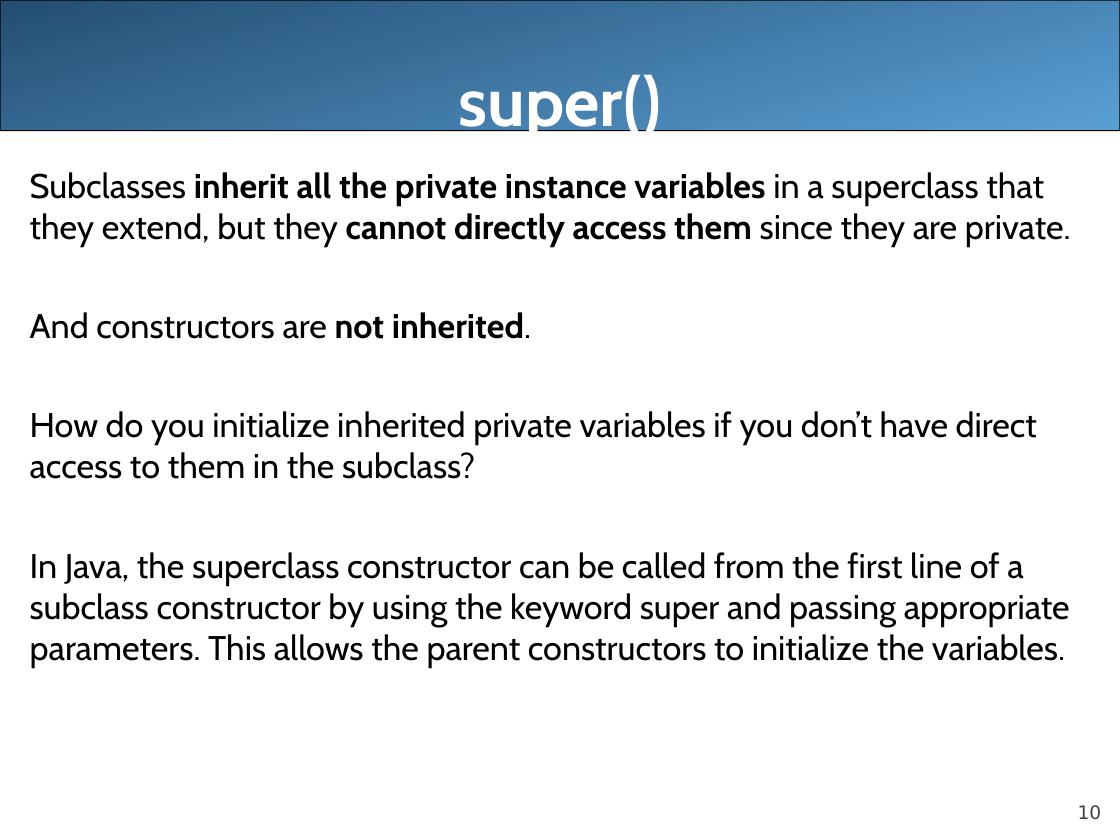
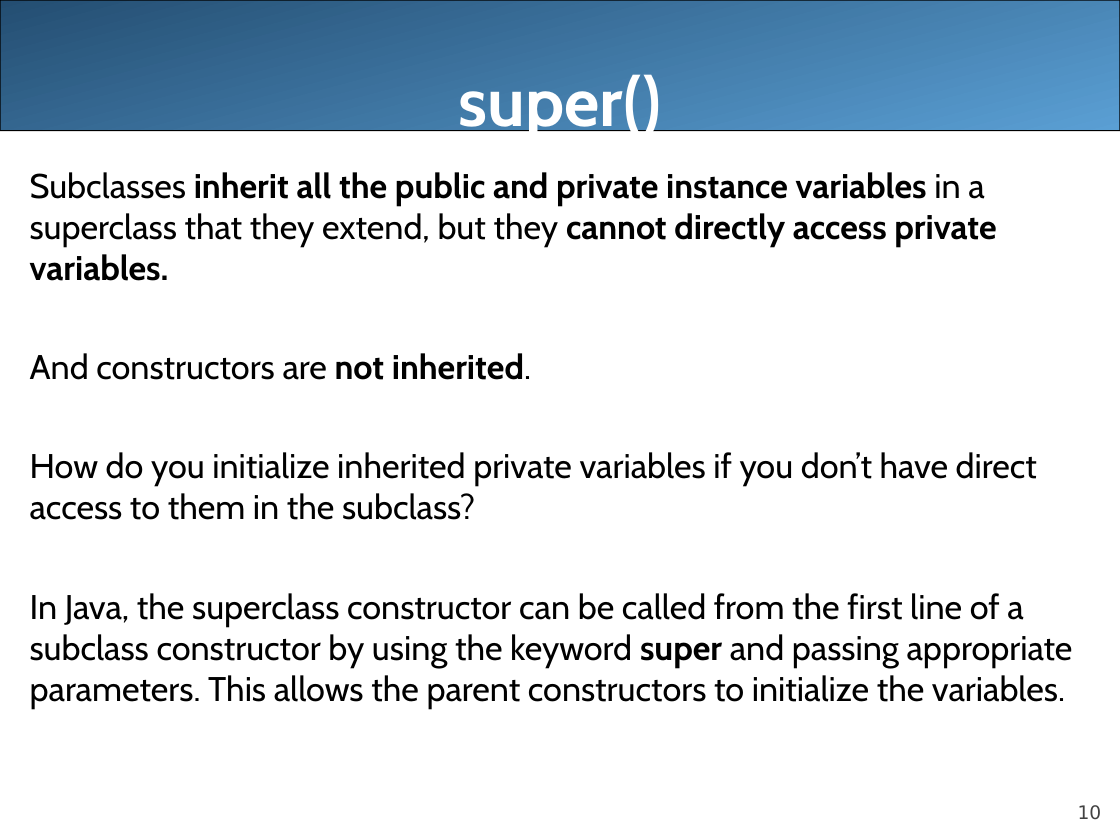
Before and after one commit to LongBaoNguyen/longbaonguyen.github.io, a slide deck: slide 10 of courses/apcsa/lecture21.ppt. Drawn at 1120x840 pixels with LibreOffice and Linux fonts; fonts in the diff are those of the drawing. Boxes give left, top, right and bottom in pixels: in the first picture for what was removed or moved away, otherwise in the second. Text is boxed around its words. In the diff, an @@ line names an element or a change of style, - is before the commit and + after.

```diff
--- a/courses/apcsa/lecture21.ppt
+++ b/courses/apcsa/lecture21.ppt
@@ text at (x1=30, y1=172, x2=996, y2=281): text changed; bold on @@
-Subclasses inherit all the private instance variables in a superclass that they extend, but they cannot directly access them since they are private.
+Subclasses inherit all the public and private instance variables in a superclass that they extend, but they cannot directly access private variables.
@@ text at (x1=30, y1=593, x2=1073, y2=709): bold on in "super" @@
```
Also in this commit, not shown: 10 other slides changed, 14 slides added, 9 slides removed, 5 other files.
